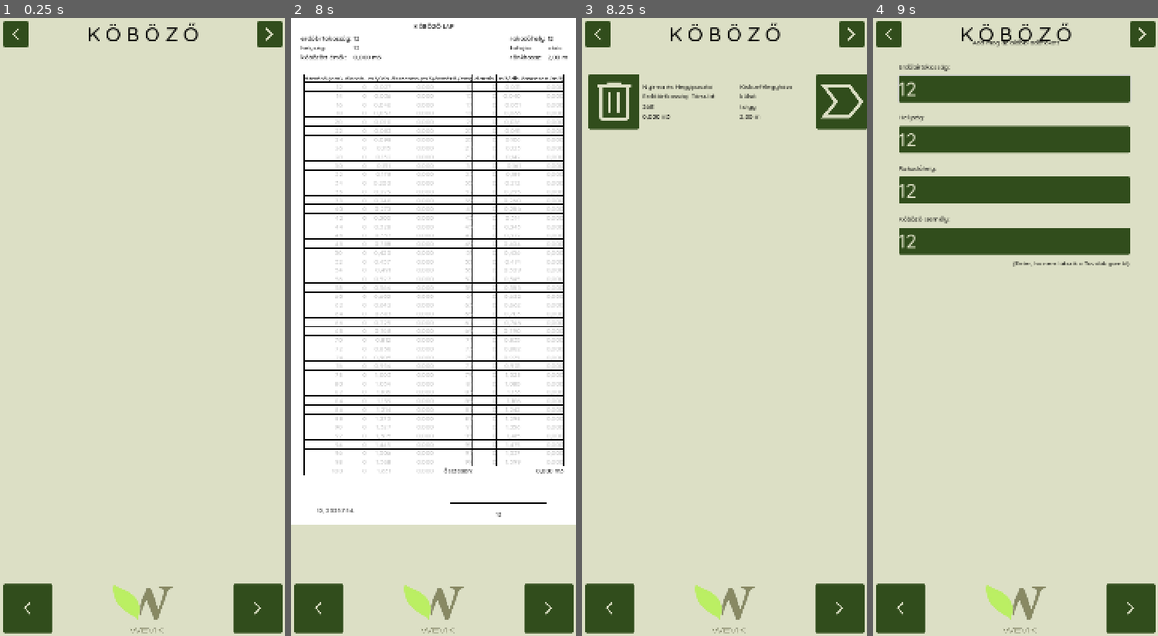
Above: before the commit, frames 1-4 (left to right).
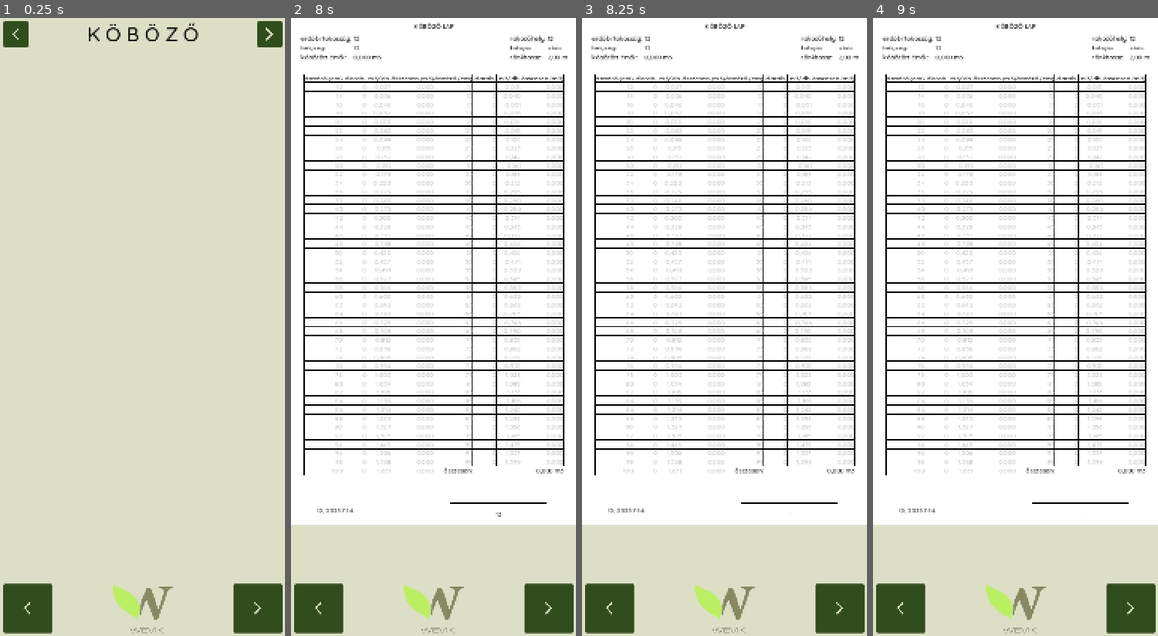
Above: after the commit, the same moments.

Repository: rolika/kob_g
Game: Godot game, scene res://main.tscn
The game is run twice, just before and just after one commit, with the same random seed, the same clock (stepped at 60 frames per second) and the same inputs.
Inputs (mouse positions are in pixels of both pictures, inside the frame that each line leads up to):
- Up to frame 1 (0.25 s): no input
- Up to frame 2 (8 s): click (558, 36) at 0.52 s; click (436, 116) at 1.27 s; type "12" at 1.35 s; click (436, 166) at 1.5 s; type "12" at 1.58 s; click (436, 221) at 1.73 s; type "12" at 1.82 s; click (436, 271) at 2.02 s; type "12" at 2.1 s; click (433, 605) at 2.75 s; click (558, 36) at 3.52 s; click "akác" at 4.25 s; click "2,00 m" at 5 s; click (550, 104) at 5.77 s; click (316, 104) at 6.5 s; click "Kész!" at 7.25 s
- Up to frame 3 (8.25 s): click "12" at 8 s
- Up to frame 4 (9 s): click (1132, 98) at 8.75 s

Frames 1-2 are identical in both runs. In frame 3, 81% of the frame differs, in the area x 0-100%, y 0-82%; in frame 4, 81%.
Error before the commit: Invalid access to property or key 'submit' on a base object of type 'Node2D (session.gd)'. (res://scripts/main.gd:63)

Commit message:
remove unnecessary funtion call

Diff:
--- a/scripts/main.gd
+++ b/scripts/main.gd
@@ -11,8 +11,6 @@
 @onready var hud: MarginContainer = $Hud
 
 func _ready() -> void:
-    if scene != null:
-        remove_prev_scene()
     scene = RESTORE_SCENE.instantiate()
     hud.add(scene)
     hud.forward.connect(_on_new_session_started)
